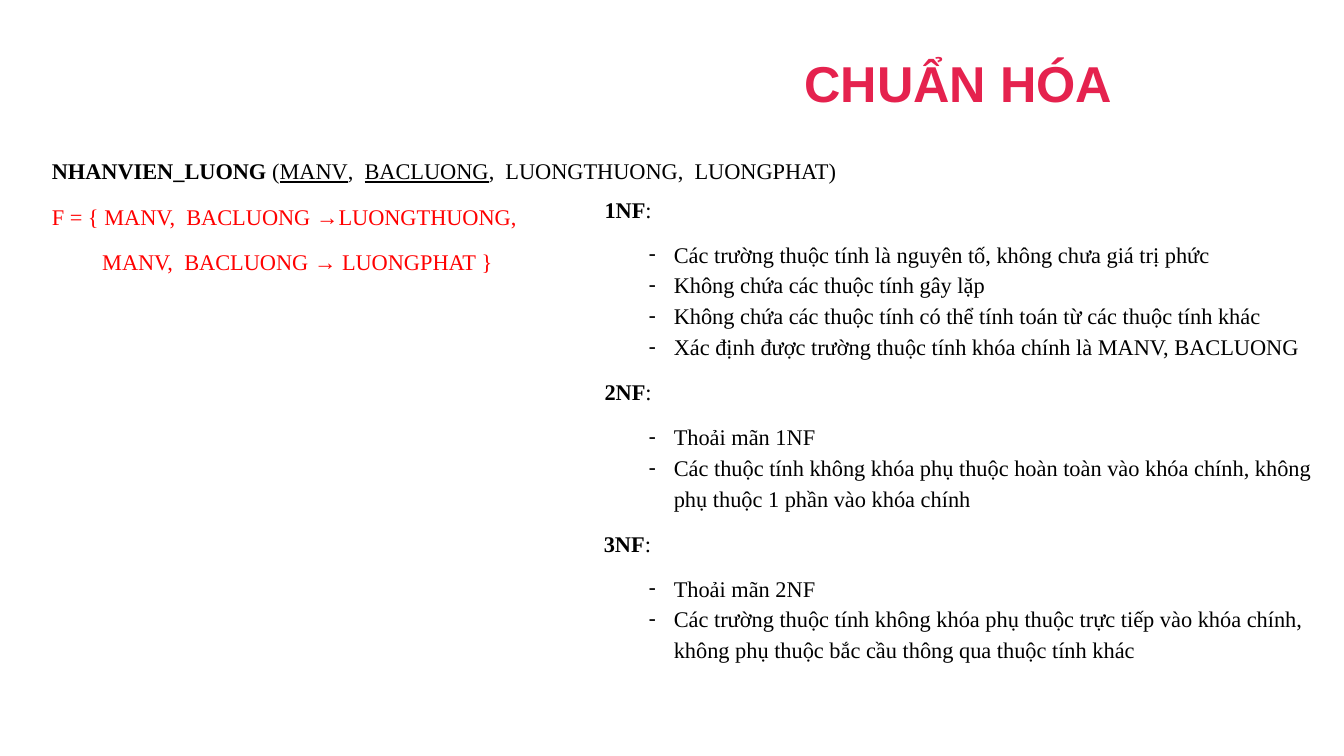
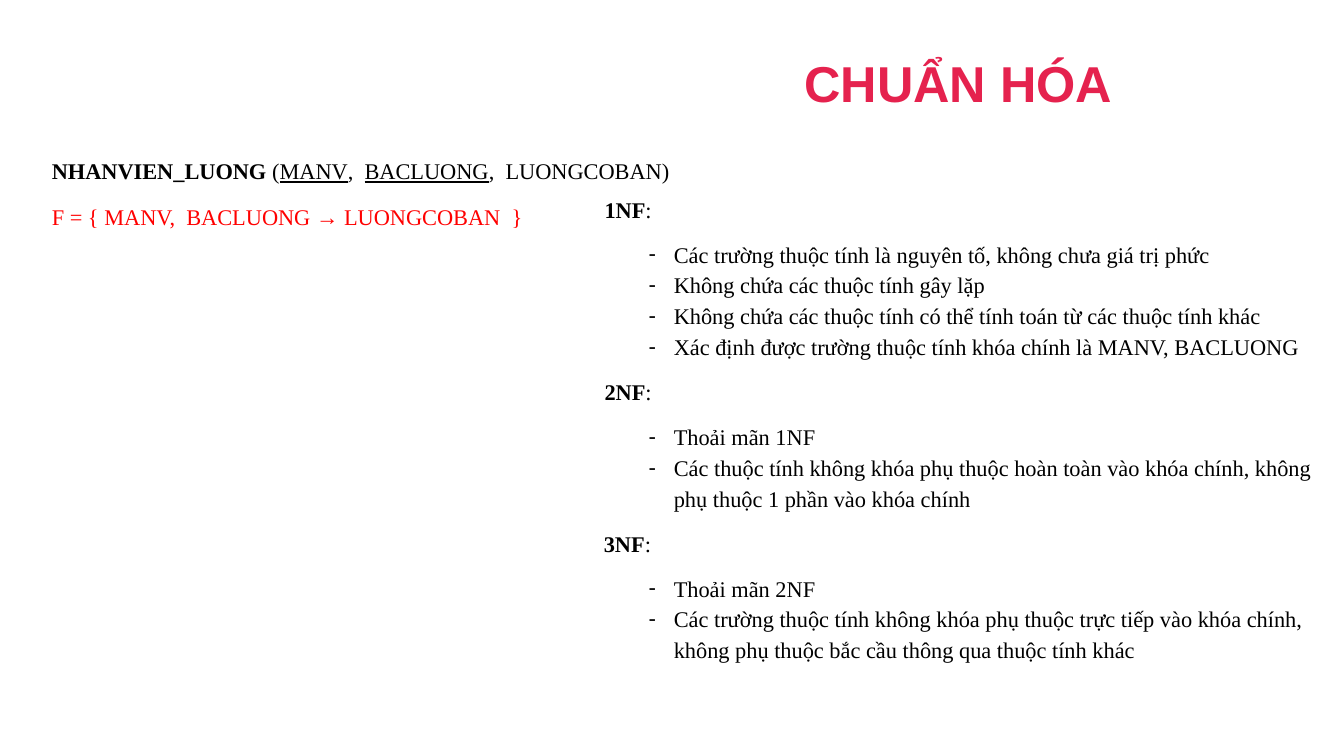
Before and after one commit to dangbinhphuoc/Sql_QuanLyNhanSu, a slide deck: slide 36 of PPQuanLyNhanSu.pptx (slide 35 before the commit). Drawn at 1344x756 pixels with LibreOffice and Linux fonts; fonts in the diff are those of the drawing; background and template pictures are left out. Boxes give left, top, right and bottom in pixels: in the first picture for what was removed or moved away, otherwise in the second. Text is boxed around its words. In the diff, an @@ line names an element or a change of style, - is before the commit and + after.

```diff
--- a/PPQuanLyNhanSu.pptx
+++ b/PPQuanLyNhanSu.pptx
@@ text at (52, 163, 670, 184): text changed @@
-NHANVIEN_LUONG (MANV, BACLUONG, LUONGTHUONG, LUONGPHAT)
+NHANVIEN_LUONG (MANV, BACLUONG, LUONGCOBAN)
@@ text at (52, 210, 500, 229): text changed @@
-F = { MANV, BACLUONG →LUONGTHUONG,
-MANV, BACLUONG → LUONGPHAT }
+F = { MANV, BACLUONG → LUONGCOBAN }
```
Also in this commit, not shown: 21 other slides changed, 1 slide added, 1 slide removed, 2 other files.
